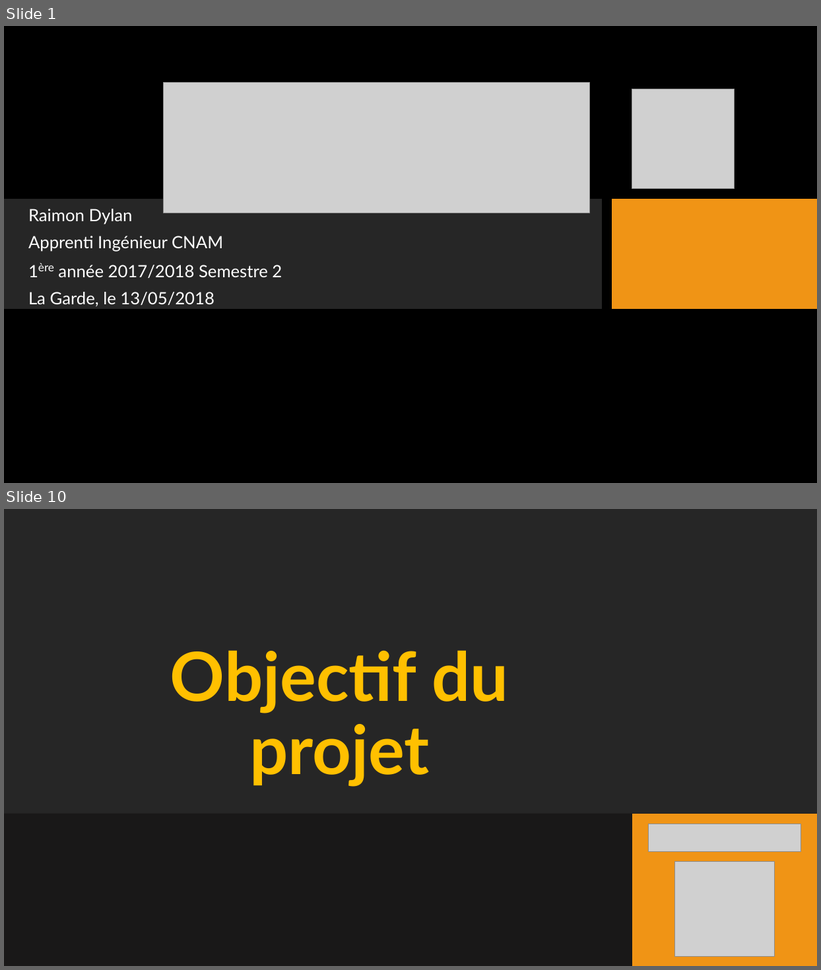
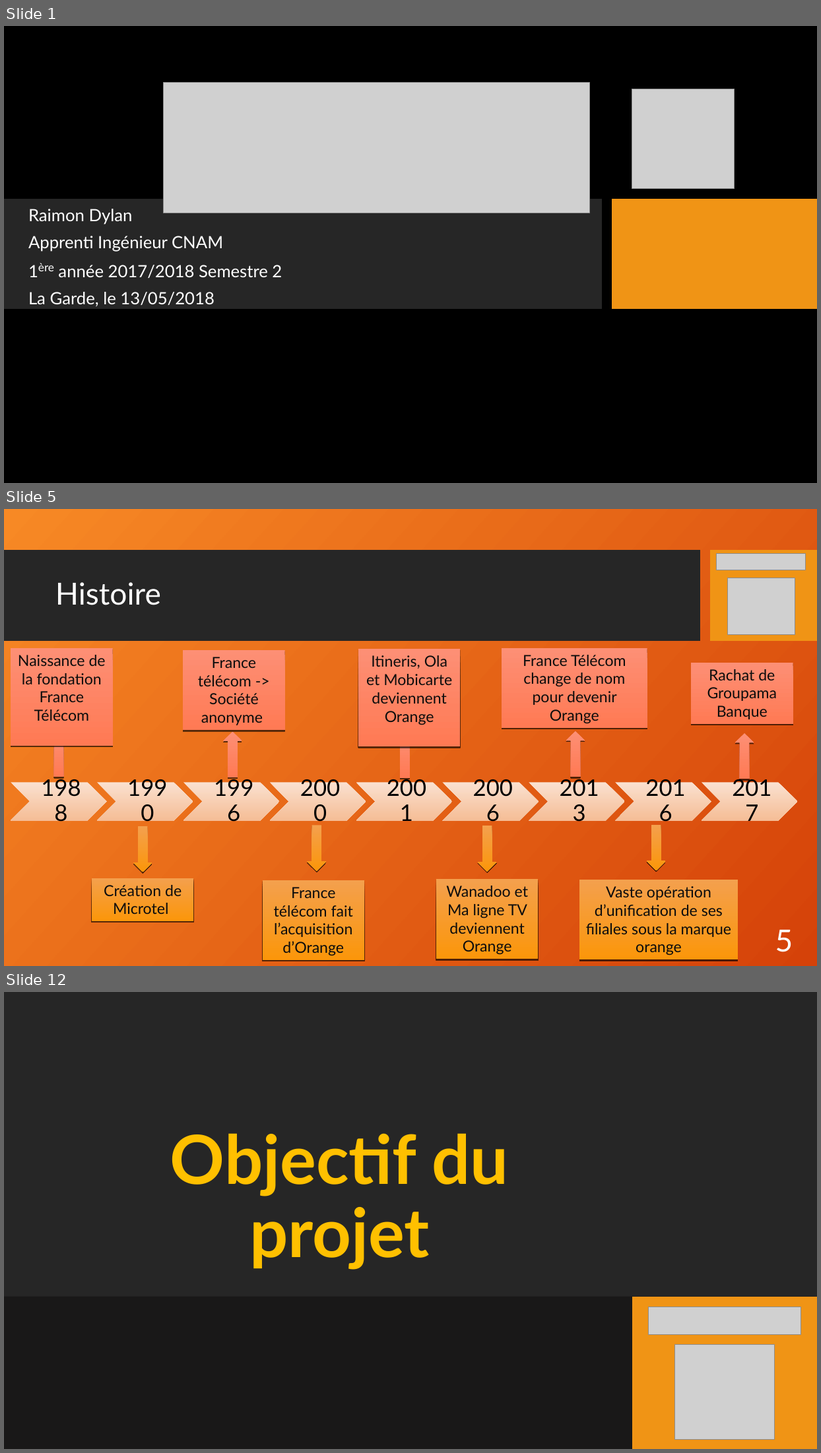
Before and after one commit to RaimonDylan/cnam, a slide deck: Rapport d'activité/ppt_Rapport2.odp. Shown one above the other, each under a label of ours: slides 1 and 10 before the commit, slides 1, 5 and 12 after it; the slides between them are not shown. The pictures are 821x970 and 821x1453 pixels, drawn with LibreOffice and Linux fonts; fonts in the diff are those of the drawing; grey boxes stand for pictures; background and template pictures are left out. Boxes give left, top, right and bottom in pixels: in the first picture for what was removed or moved away, otherwise in the second. Text is boxed around its words. In the diff, an @@ line names an element or a change of style, - is before the commit and + after.

```diff
--- a/Rapport d'activité/ppt_Rapport2.odp
+++ b/Rapport d'activité/ppt_Rapport2.odp
@@ slide 5 added at [4, 509, 817, 966], background picture (left out); not listed: 2 template elements that a slide beside it also shows @@
@@ picture added at [717, 553, 806, 570] @@
@@ title added at [55, 582, 161, 605], 36 pt, text #FFFFFF @@
+Histoire
@@ picture added at [727, 578, 795, 635] @@
@@ rectangle added at [11, 648, 113, 746], fill gradient #FD8F75 to #FF7A54, 18 pt, text #0D0D0D @@
+Naissance de la fondation France Télécom
@@ rectangle added at [183, 650, 284, 730], fill gradient #FD8F75 to #FF7A54, 18 pt, text #0D0D0D @@
+France télécom -> Société anonyme
@@ rectangle added at [358, 650, 460, 747], fill gradient #FD8F75 to #FF7A54, 18 pt, text #0D0D0D @@
+Itineris, Ola et Mobicarte deviennent Orange
@@ rectangle added at [502, 648, 648, 728], fill gradient #FD8F75 to #FF7A54, 18 pt, text #0D0D0D @@
+France Télécom change de nom pour devenir Orange
@@ rectangle added at [692, 663, 793, 724], fill gradient #FD8F75 to #FF7A54, 18 pt, text #0D0D0D @@
+Rachat de Groupama Banque
@@ freeform shape added at [49, 731, 68, 777], fill gradient #FD8F75 to #FF7A54 @@
@@ freeform shape added at [223, 731, 242, 778], fill gradient #FD8F75 to #FF7A54 @@
@@ freeform shape added at [395, 732, 415, 778], fill gradient #FD8F75 to #FF7A54 @@
@@ freeform shape added at [566, 731, 585, 777], fill gradient #FD8F75 to #FF7A54 @@
@@ freeform shape added at [735, 733, 754, 779], fill gradient #FD8F75 to #FF7A54 @@
@@ group added at [11, 782, 797, 821]: 9 freeform shapes @@
+1988
+1990
+1996
+2000
+2001
+2006
+2013
+2016
+2017
@@ freeform shape added at [647, 825, 666, 871], fill gradient #F4A04D to #FB960A @@
@@ freeform shape added at [133, 827, 152, 873], fill gradient #F4A04D to #FB960A @@
@@ freeform shape added at [307, 826, 326, 871], fill gradient #F4A04D to #FB960A @@
@@ freeform shape added at [478, 826, 497, 872], fill gradient #F4A04D to #FB960A @@
@@ rectangle added at [92, 879, 193, 922], fill gradient #F4A04D to #FB960A, 18 pt, text #0D0D0D @@
+Création de Microtel
@@ rectangle added at [263, 881, 364, 960], fill gradient #F4A04D to #FB960A, 18 pt, text #0D0D0D @@
+France télécom fait l’acquisition d’Orange
@@ rectangle added at [436, 879, 539, 959], fill gradient #F4A04D to #FB960A, 18 pt, text #0D0D0D @@
+Wanadoo et Ma ligne TV deviennent Orange
@@ rectangle added at [580, 880, 738, 960], fill gradient #F4A04D to #FB960A, 18 pt, text #0D0D0D @@
+Vaste opération d’unification de ses filiales sous la marque orange
@@ page number added at [776, 930, 793, 953], 36 pt, text #FFFFFF @@
+5
@@ what was slide 10 is now slide 12 @@
```
Also in this commit, not shown: 12 slides changed, 6 other slides added, 7 slides removed, 1 other file.
